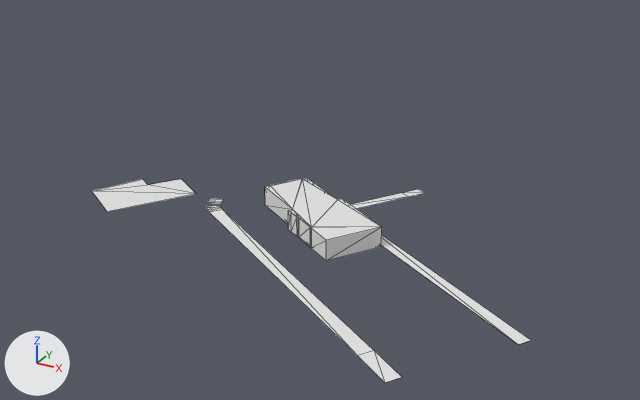
A saved change to the glTF model game/world/tile_-6_-8.glb.
The view is the same before and after, from a 50 mm lens placed at (-1173.0, 1462.0, 179.0), pointed at (-1388.0, 1853.0, -16.0). Arrows for +X, +Y and +Z are at lower left; the lights stay in place. The first picture is the older version. Mesh edges are drawn as thin lines. Where no turn or scale is listed for an object, it has been applied to the vertices.

Names of what the first picture shows: 'areas', 'buildings', 'roads'.
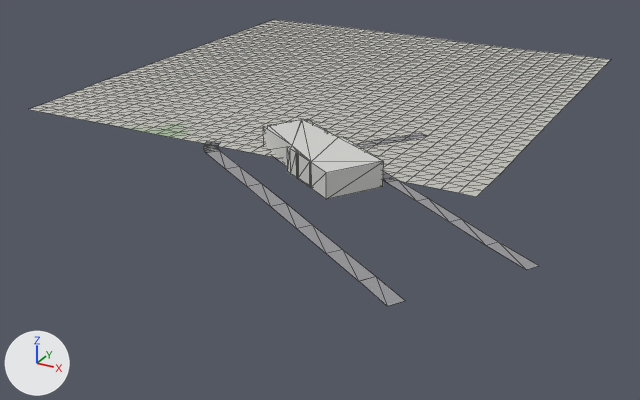
What differs and where, as boxes (x1, y1, x2, y2) in the pictures (640 x 400 px; the box of a moved part takes in the faces that stretch with it):
'terrain', added: after (29, 20, 611, 197)
'buildings', recoloured, moved, rescaled: before (265, 178, 382, 261); after (263, 119, 384, 199)
'roads', reshaped, recoloured (11% shorter): before (207, 189, 530, 383); after (203, 133, 539, 306)
'areas', deleted: before (92, 179, 196, 212)
part 2 of me_roads, moved or reshaped: before (403, 189, 424, 197); after (406, 133, 427, 139)
part 3 of me_roads, moved or reshaped: before (209, 199, 223, 202); after (206, 141, 220, 144)
part 4 of me_roads, moved or reshaped: before (207, 201, 222, 203); after (204, 143, 219, 145)
part 5 of me_roads, moved or reshaped: before (207, 205, 221, 207); after (203, 147, 218, 149)
part 6 of me_roads, moved or reshaped: before (207, 206, 221, 210); after (204, 148, 218, 151)
part 7 of me_roads, moved or reshaped: before (208, 208, 222, 211); after (205, 149, 219, 152)
part 8 of me_roads, moved or reshaped: before (357, 350, 401, 383); after (359, 277, 405, 306)
part 9 of me_roads, added: after (383, 171, 539, 270)
part 10 of me_roads, added: after (207, 150, 375, 281)
part 11 of me_roads, deleted: before (351, 193, 409, 209)
part 12 of me_roads, deleted: before (381, 235, 530, 345)
part 13 of me_roads, deleted: before (210, 209, 373, 355)
part 14 of me_roads, added: after (356, 136, 411, 145)

What changed in the scene script:
```text
Add mat_defaultmaterial_001:
    mat_defaultmaterial_001 = bpy.data.materials.new('DefaultMaterial.001')
    mat_defaultmaterial_001.use_nodes = True; mat_defaultmaterial_001.node_tree.nodes.clear()
    _N = mat_defaultmaterial_001.node_tree.nodes; _L = mat_defaultmaterial_001.node_tree.links
    n0 = _N.new('ShaderNodeOutputMaterial'); n0.name = 'Material Output'
    n1 = _N.new('ShaderNodeBsdfPrincipled'); n1.name = 'Principled BSDF'
    n2 = _N.new('ShaderNodeVertexColor'); n2.name = 'Color Attribute'
    _L.new(n1.outputs[0], n0.inputs[0])  # 'BSDF' to 'Surface'
    _L.new(n2.outputs[0], n1.inputs[0])  # 'Color' to 'Base Color'
Add mat_defaultmaterial:
    mat_defaultmaterial = bpy.data.materials.new('DefaultMaterial')
    mat_defaultmaterial.use_nodes = True; mat_defaultmaterial.node_tree.nodes.clear()
    _N = mat_defaultmaterial.node_tree.nodes; _L = mat_defaultmaterial.node_tree.links
    n0 = _N.new('ShaderNodeOutputMaterial'); n0.name = 'Material Output'
    n1 = _N.new('ShaderNodeBsdfPrincipled'); n1.name = 'Principled BSDF'
    n2 = _N.new('ShaderNodeVertexColor'); n2.name = 'Color Attribute'
    _L.new(n1.outputs[0], n0.inputs[0])  # 'BSDF' to 'Surface'
    _L.new(n2.outputs[0], n1.inputs[0])  # 'Color' to 'Base Color'
Add mat_defaultmaterial_002:
    mat_defaultmaterial_002 = bpy.data.materials.new('DefaultMaterial.002')
    mat_defaultmaterial_002.use_nodes = True; mat_defaultmaterial_002.node_tree.nodes.clear()
    _N = mat_defaultmaterial_002.node_tree.nodes; _L = mat_defaultmaterial_002.node_tree.links
    n0 = _N.new('ShaderNodeOutputMaterial'); n0.name = 'Material Output'
    n1 = _N.new('ShaderNodeBsdfPrincipled'); n1.name = 'Principled BSDF'
    n2 = _N.new('ShaderNodeVertexColor'); n2.name = 'Color Attribute'
    _L.new(n1.outputs[0], n0.inputs[0])  # 'BSDF' to 'Surface'
    _L.new(n2.outputs[0], n1.inputs[0])  # 'Color' to 'Base Color'
Change me_buildings:
    remove me_buildings.from_pydata(...)  # 50 vertices, 96 faces; spans x -1390.6..-1321.0, y 1764.0..1821.4, z 0.0..10.0
    add me_buildings.from_pydata(...)  # 50 vertices, 96 faces; spans x -1390.6..-1321.0, y 1764.0..1821.4, z 29.2..41.2
    me_buildings part 1: the whole mesh is scaled about its middle by (1, 1, 1.2), then moved by (0.0, 0.0, 30.2)
    add me_buildings.materials.append(mat_defaultmaterial)
Change me_roads:
    remove me_roads.from_pydata(...)  # 48 vertices, 24 faces; spans x -1420.0..-1240.0, y 1695.0..1857.0, z 0.0
    add me_roads.from_pydata(...)  # 70 vertices, 46 faces; spans x -1420.0..-1240.0, y 1695.0..1857.0, z 30.0..32.0
    me_roads part 2: the loose piece of 4 vertices spanning x -1338.0..-1327.0, y 1846.0..1857.0, z 0.0 is moved by (0.0, 0.0, 31.0), in mat_defaultmaterial_001
    me_roads part 3: the loose piece of 4 vertices spanning x -1420.0..-1412.0, y 1792.0..1797.0, z 0.0 is moved by (0.0, 0.0, 31.0), in mat_defaultmaterial_001
    me_roads part 4: the loose piece of 4 vertices spanning x -1419.0..-1411.0, y 1790.0..1795.0, z 0.0 is moved by (0.0, 0.0, 31.0), in mat_defaultmaterial_001
    me_roads part 5: the loose piece of 4 vertices spanning x -1416.0..-1409.0, y 1785.0..1791.0, z 0.0 is moved by (0.0, 0.0, 31.0), in mat_defaultmaterial_001
    me_roads part 6: the loose piece of 4 vertices spanning x -1414.0..-1408.0, y 1784.0..1790.0, z 0.0 is moved by (0.0, 0.0, 31.0), in mat_defaultmaterial_001
    me_roads part 7: the loose piece of 4 vertices spanning x -1413.0..-1406.0, y 1782.0..1789.0, z 0.0 is moved by (0.0, 0.0, 31.0), in mat_defaultmaterial_001
    me_roads part 8: the loose piece of 4 vertices spanning x -1292.0..-1272.0, y 1695.0..1711.0, z 0.0 is moved by (0.0, 0.0, 30.0), in mat_defaultmaterial_001
    me_roads part 9: a new loose piece of 14 vertices spanning x -1358.0..-1240.0, y 1740.0..1817.0, z 31.0..32.0, in mat_defaultmaterial_001
    me_roads part 10: a new loose piece of 14 vertices spanning x -1411.0..-1288.0, y 1705.0..1787.0, z 30.0..31.0, in mat_defaultmaterial_001
    me_roads part 11: the loose piece of 4 vertices spanning x -1359.0..-1333.0, y 1813.0..1849.0, z 0.0 is deleted
    me_roads part 12: the loose piece of 4 vertices spanning x -1358.0..-1240.0, y 1740.0..1817.0, z 0.0 is deleted
    me_roads part 13: the loose piece of 4 vertices spanning x -1411.0..-1288.0, y 1705.0..1787.0, z 0.0 is deleted
    me_roads part 14: 6 vertices added at x -1359.0..-1333.0, y 1813.0..1849.0, z 31.0
    other edits to the shape of me_roads do not show in these pictures
    add me_roads.materials.append(mat_defaultmaterial_001)
Remove ob_areas:
    ob_areas = bpy.data.objects.new('areas', me_areas)
Add ob_terrain:
    ob_terrain = bpy.data.objects.new('terrain', me_terrain)  # 1089 vertices, 2048 faces; spans x -1536.0..-1280.0, y 1792.0..2048.0, z 30.0..32.0
    ob_terrain.location = (0.0, 0.0, 0.0)
```
